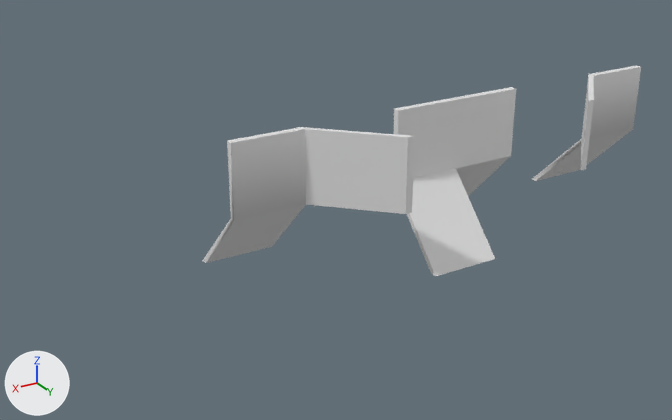
Two versions of the FBX model Bloodmoon Alpha 0.01/Assets/BuildObjects/FunnyStairs.fbx, one commit apart.
Rendered twice from a 50 mm lens placed at (15.39, 19.26, 9.18), pointed at (3.57, -0.44, -0.67). Lighting does not change. The marker at lower left points along +X, +Y and +Z.

The first picture shows 'CornerStairsLeft', 'CornerStairsRight', 'LoopStairs'.
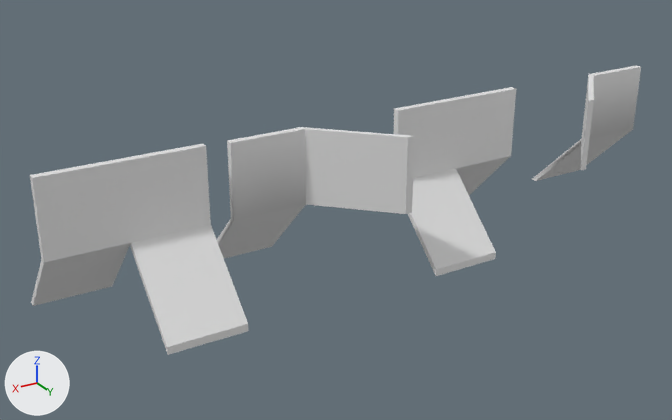
Commit message: Stair Snapping funny

Edits to the bpy script that builds the scene:
```text
Change me_cube_002:
    where me_cube_002.from_pydata(...)  # 18 vertices, 15 faces; spans x -2.0..2.0, y -2.0..2.0, z -2.0..2.0
    used by ob_loopstairs; location = (0.0, 0.0, 0.0)
    me_cube_002 part 1
    me_cube_002.vertices[1].co: (0.0, 1.8, -2.0) -> (0.0, 2.0, -2.0)  # not seen -> pixel (495, 258)
    me_cube_002.vertices[2].co: (2.0, 1.8, -2.0) -> (2.0, 2.0, -2.0)  # pixel (431, 273) -> pixel (435, 276)
    me_cube_002.vertices[4].co: (2.0, 2.0, -2.0) -> (2.0, 2.0, -1.8)  # pixel (435, 276) -> pixel (436, 269)
    me_cube_002.vertices[6].co: (0.0, 2.0, -2.0) -> (0.0, 2.0, -1.8)  # pixel (495, 258) -> pixel (495, 252)
Add me_cube_004:
    me_cube_004.from_pydata([(-2.0, -2.0, -2.0), (0.0, 2.0, -2.0), (2.0, 2.0, -2.0), (0.0, -1.8, -2.0), (2.0, 2.0, -1.8), (-2.0, -1.8, -2.0), (0.0, 2.0, -1.8), (0.0, -2.0, -2.0), (0.0, -0.1, 0.0), (-2.0, 0.1, 0.0), (0.0, 0.1, 0.0), (-2.0, -0.1, 0.0), (2.0, -0.1, 0.0), (2.0, 0.1, 0.0), (-2.0, 0.1, 2.0), (-2.0, -0.1, 2.0), (2.0, -0.1, 2.0), (2.0, 0.1, 2.0)], [], [(1, 6, 4, 2), (15, 16, 17, 14), (9, 11, 15, 14), (9, 5, 0, 11), (3, 7, 0, 5), (12, 13, 17, 16), (4, 13, 12, 2), (6, 1, 8, 10), (2, 12, 8, 1), (4, 6, 10, 13), (8, 11, 0, 7), (10, 3, 5, 9), (10, 8, 7, 3), (8, 12, 16, 15, 11), (13, 10, 9, 14, 17)])
Add ob_loopstairs_001:
    ob_loopstairs_001 = bpy.data.objects.new('LoopStairs.001', me_cube_004)
    ob_loopstairs_001.location = (9.41, 0.0, 0.0)
    ob_loopstairs_001.rotation_euler = (-3.142, 0.0, 0.0)  # degrees (-180, 0, 0)
    ob_loopstairs_001.scale = (-1.0, -1.0, -1.0)
```

Boxes [x1, y1, x2, y2] around the edits, measured in the pictures (672 x 420 px; the box of a moved part takes in the faces that stretch with it):
'LoopStairs.001', added: after [30, 144, 249, 355]
part 1 of me_cube_002, moved or reshaped: before [407, 169, 495, 276]; after [408, 169, 496, 276]
